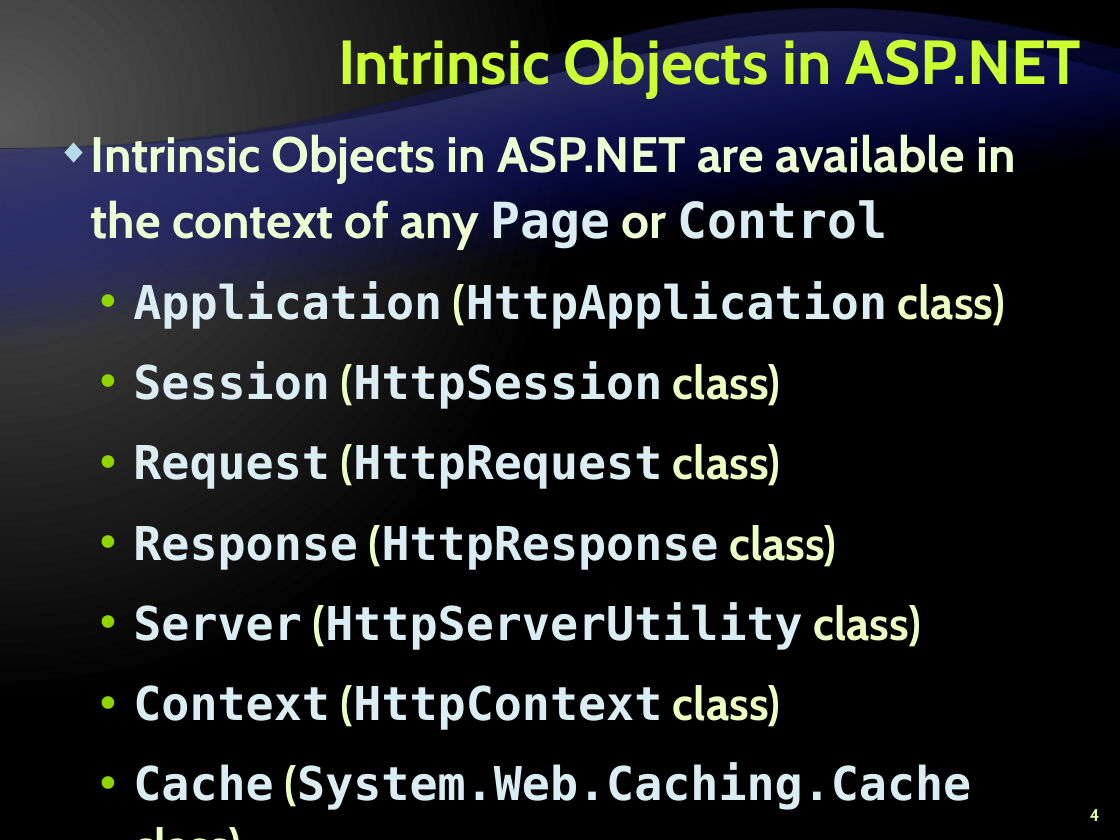
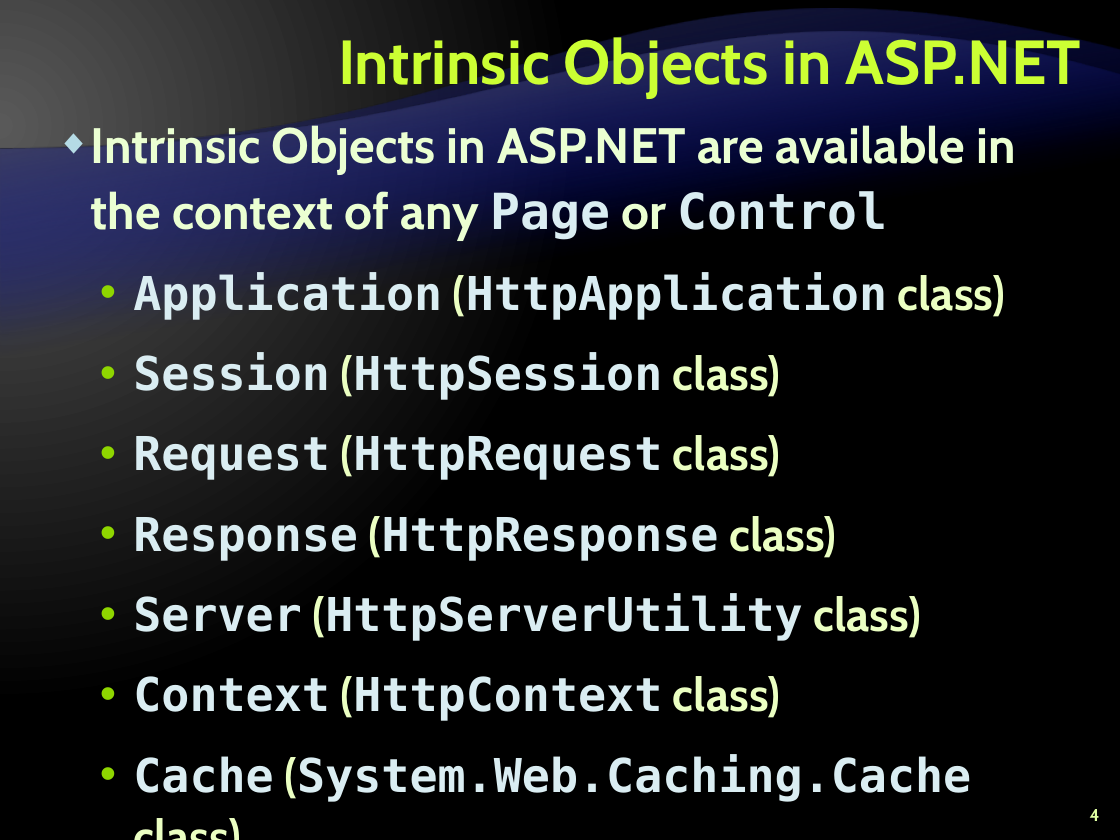
Before and after one commit to Graveheart/aspnetcourse, a slide deck: slide 4 of 2010/lectures/10. ASP.NET-State-Management.pptx. Drawn at 1120x840 pixels with LibreOffice and Linux fonts; fonts in the diff are those of the drawing; background and template pictures are left out. Boxes give left, top, right and bottom in pixels: in the first picture for what was removed or moved away, otherwise in the second. Text is boxed around its words. In the diff, an @@ line names an element or a change of style, - is before the commit and + after.

```diff
--- a/2010/lectures/10. ASP.NET-State-Management.pptx
+++ b/2010/lectures/10. ASP.NET-State-Management.pptx
@@ text "Intrinsic Objects in ASP.NET are ...": place and size @@
-text "Intrinsic Objects in ASP.NET are ..." at [91, 131, 1015, 810]
+text "Intrinsic Objects in ASP.NET are ..." at [91, 122, 1015, 802]
```
Also in this commit, not shown: 10 other slides changed, 1 other file.
